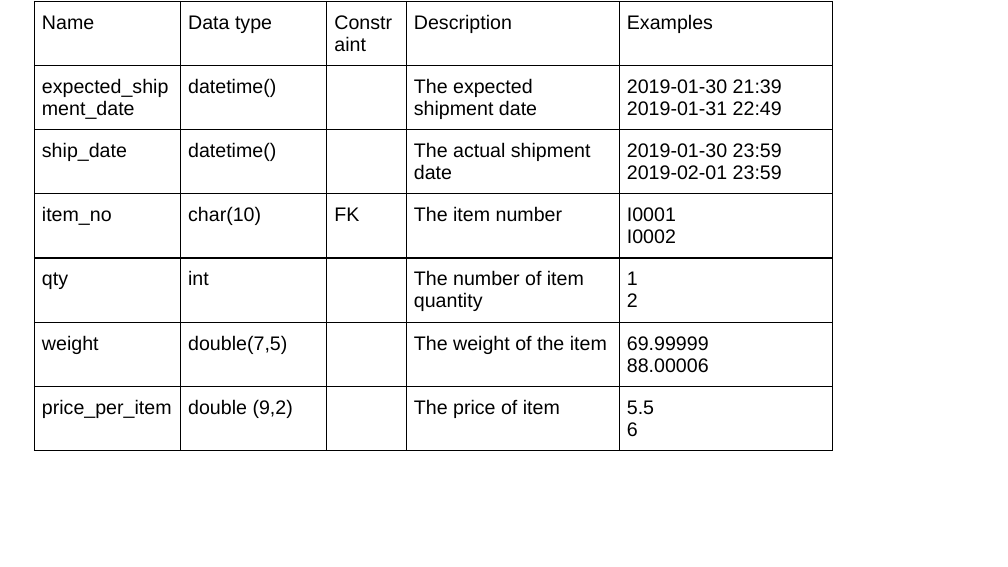
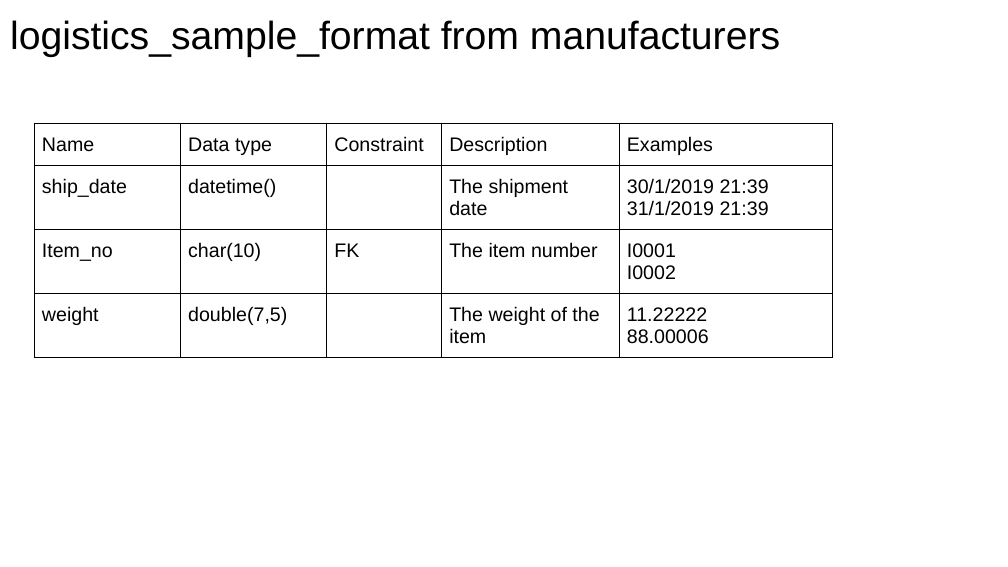
Before and after one commit to cu302cemgp3/302CEM, a slide deck: slide 3 of Data Interface Layout/logistics_standard_ppt.pptx. Drawn at 1008x567 pixels with LibreOffice and Linux fonts; fonts in the diff are those of the drawing. Boxes give left, top, right and bottom in pixels: in the first picture for what was removed or moved away, otherwise in the second. Text is boxed around its words. In the diff, an @@ line names an element or a change of style, - is before the commit and + after.

Commit message:
Logistic_Update_2019021501

```diff
--- a/Data Interface Layout/logistics_standard_ppt.pptx
+++ b/Data Interface Layout/logistics_standard_ppt.pptx
@@ title added at (x1=10, y1=20, x2=780, y2=57), 28 pt, text #000000 @@
+logistics_sample_format from manufacturers
@@ table at (x1=34, y1=123, x2=832, y2=368) @@
-row 2: expected_shipment_date | datetime() |  | The expected shipment date | 2019-01-30 21:39 / 2019-01-31 22:49
-row 3: ship_date | datetime() |  | The actual shipment date | 2019-01-30 23:59 / 2019-02-01 23:59
-row 4: item_no | char(10) | FK | The item number | I0001 I0002
-row 5: qty | int |  | The number of item quantity | 1 / 2
-row 6: weight | double(7,5) |  | The weight of the item | 69.99999 / 88.00006
-row 7: price_per_item | double (9,2) |  | The price of item | 5.5 / 6
+row 2: ship_date | datetime() |  | The shipment date | 30/1/2019 21:39 / 31/1/2019 21:39
+row 3: Item_no | char(10) | FK | The item number | I0001 I0002
+row 4: weight | double(7,5) |  | The weight of the item | 11.22222 / 88.00006
@@ table resized from (x1=34, y1=1, x2=832, y2=472) to (x1=34, y1=123, x2=832, y2=368) @@
```
Also in this commit, not shown: 1 other slide changed, 4 slides added, 6 other files.
